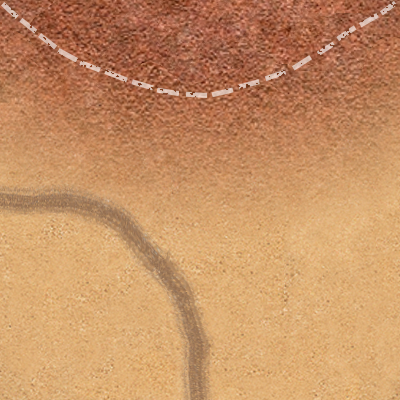
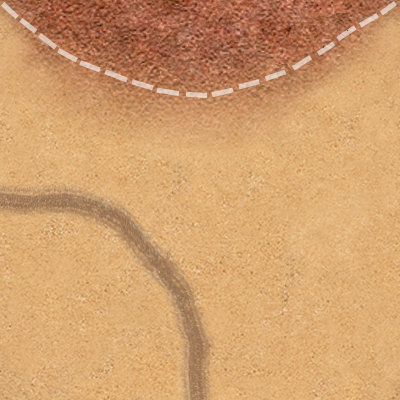
Two versions of the same layered image (400px x 400px). Layer-by-layer changes:
renamed "Слой 2" to "Слой 3", painted on it over [left=0, top=0, right=400, bottom=242]
